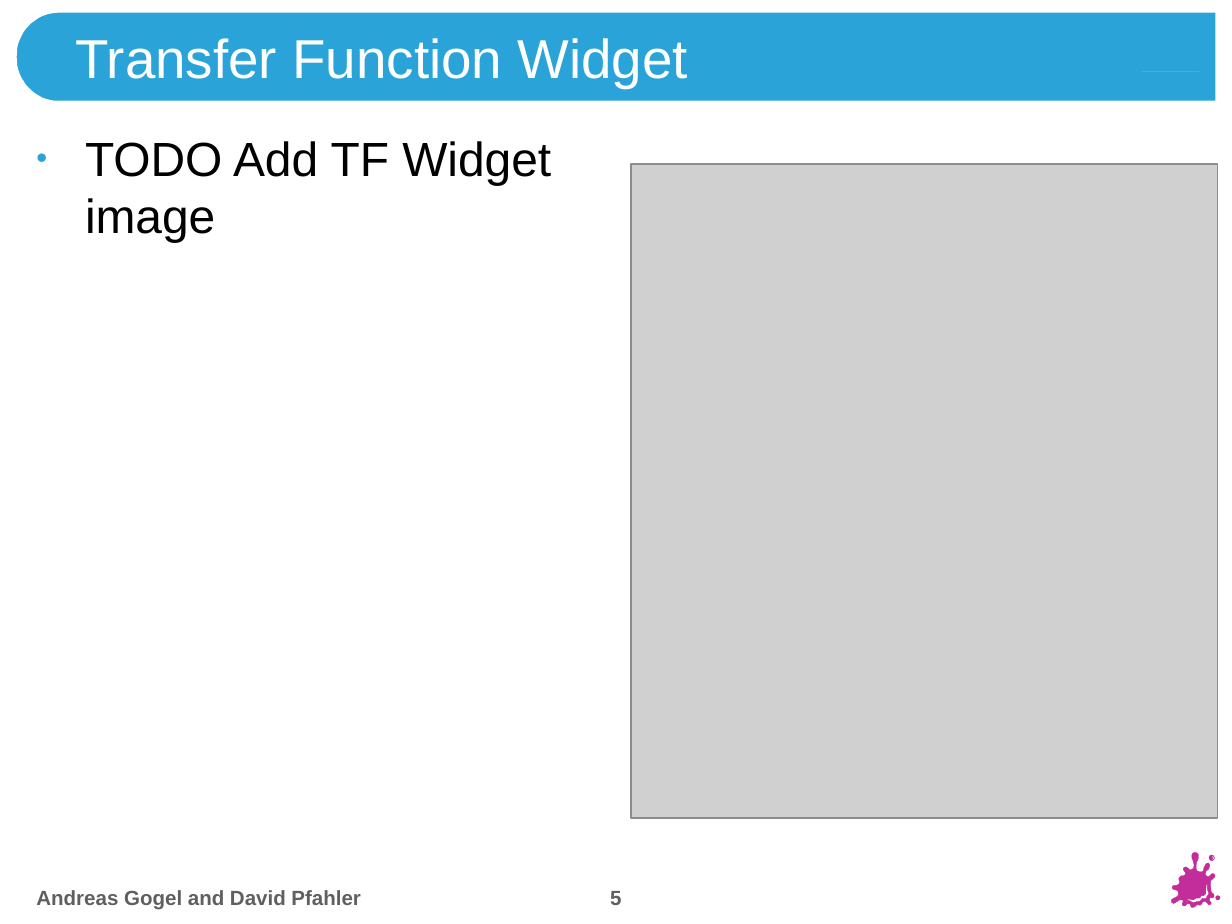
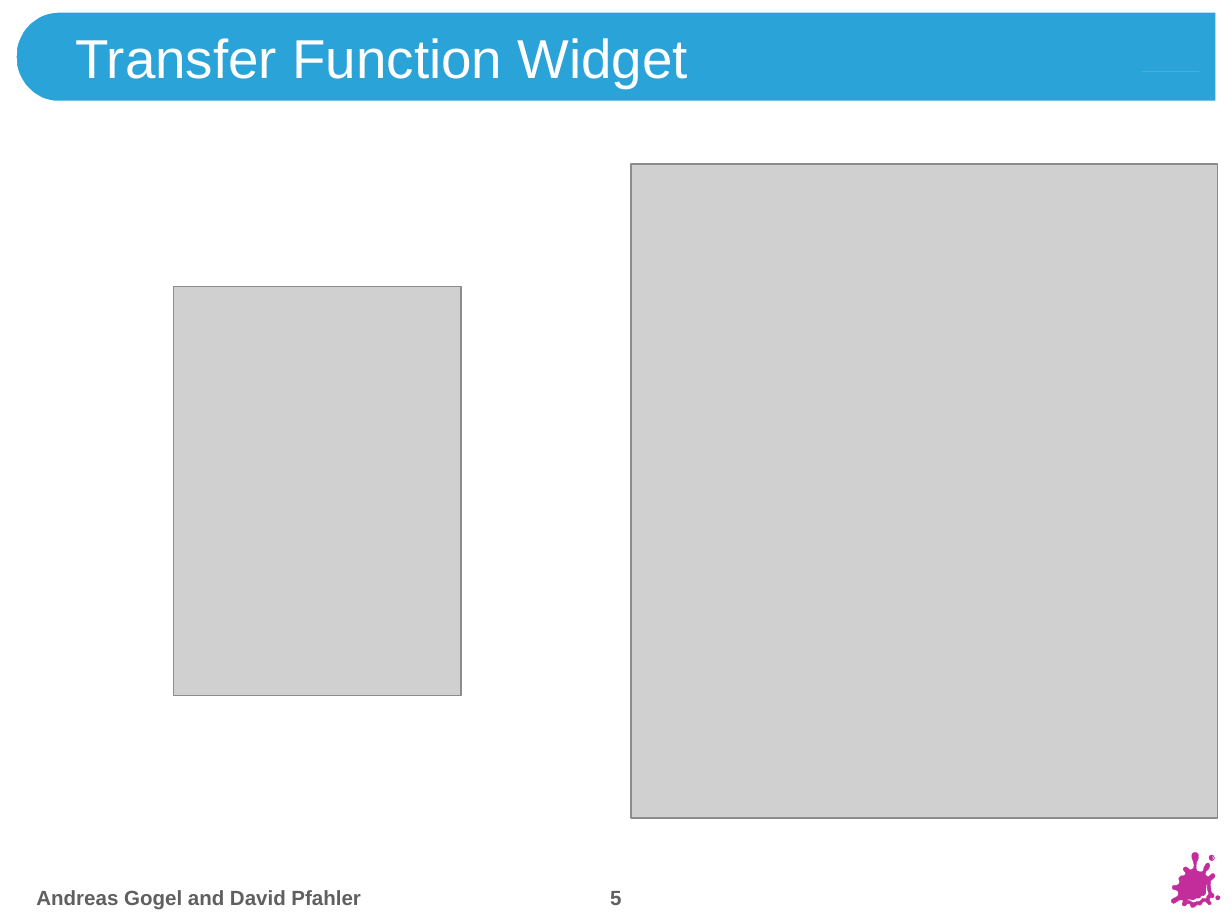
Before and after one commit to theShmoo/medvis2, a slide deck: slide 5 of Slides/MedVis2.pptx. Drawn at 1232x924 pixels with LibreOffice and Linux fonts; fonts in the diff are those of the drawing; grey boxes stand for pictures; background and template pictures are left out. Boxes give left, top, right and bottom in pixels: in the first picture for what was removed or moved away, otherwise in the second. Text is boxed around its words. In the diff, an @@ line names an element or a change of style, - is before the commit and + after.

```diff
--- a/Slides/MedVis2.pptx
+++ b/Slides/MedVis2.pptx
@@ text removed at (x1=85, y1=141, x2=551, y2=243) @@
-• TODO Add TF Widget image
@@ picture added at (x1=174, y1=286, x2=461, y2=695) @@
```
Also in this commit, not shown: 7 other slides changed, 2 slides added, 10 other files.
